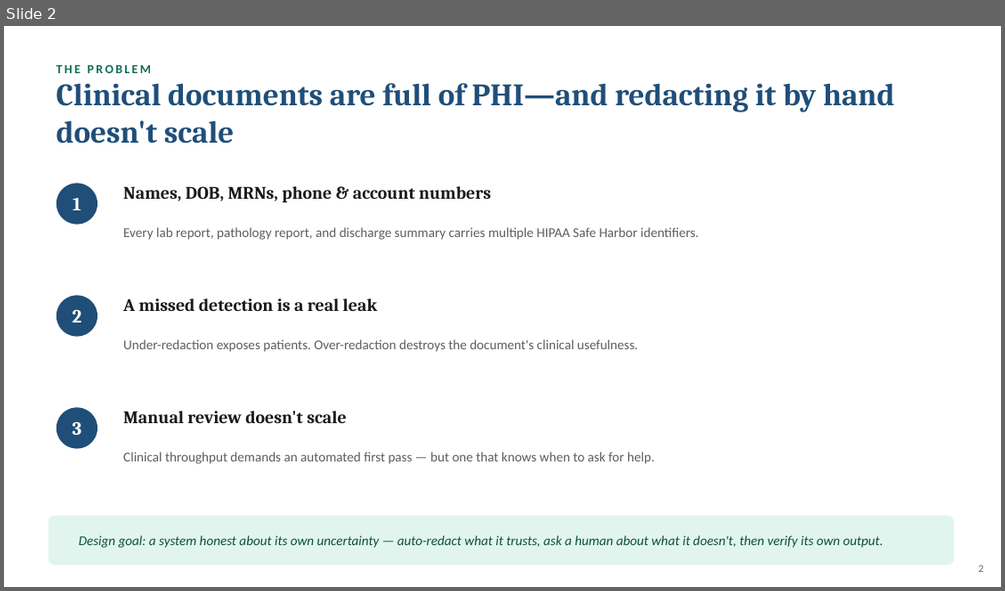
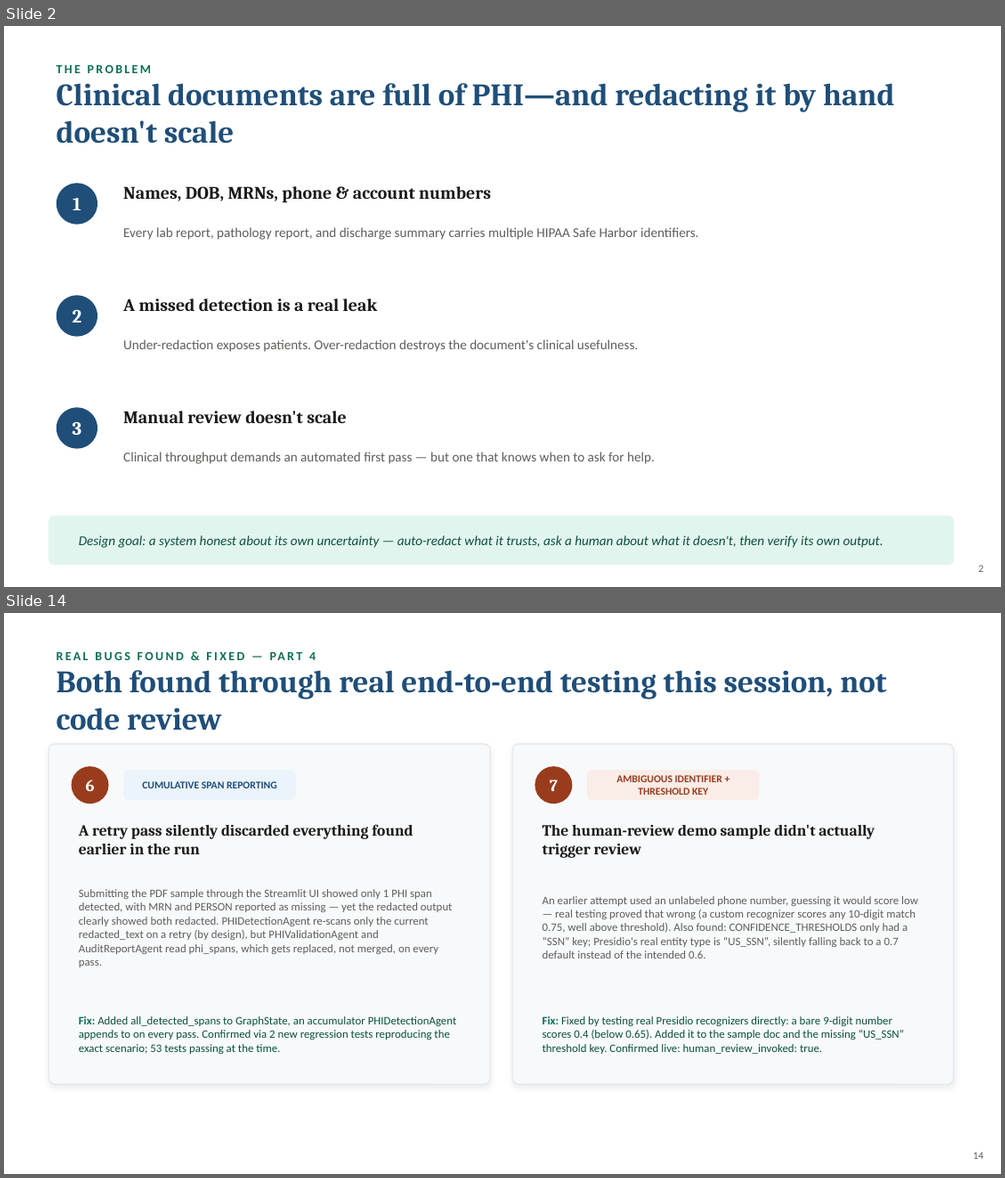
Before and after one commit to Ramya192/phi-deidentification, a slide deck: Capstone_Presentation.pptx. Shown one above the other, each under a label of ours: slide 2 before the commit, slides 2 and 14 after it; the slides between them are not shown. The pictures are 1005x591 and 1005x1178 pixels, drawn with LibreOffice and Linux fonts; fonts in the diff are those of the drawing. Boxes give left, top, right and bottom in pixels: in the first picture for what was removed or moved away, otherwise in the second. Text is boxed around its words. In the diff, an @@ line names an element or a change of style, - is before the commit and + after.

```diff
--- a/Capstone_Presentation.pptx
+++ b/Capstone_Presentation.pptx
@@ slide 14 added at bbox=[4, 613, 1001, 1174], background #FFFFFF @@
@@ text added at bbox=[57, 670, 886, 730], 30 pt, text #1F4E79, bold @@
+Both found through real end-to-end testing this session, not code review
@@ text added at bbox=[339, 670, 588, 1038], 12 pt, text #0F6E56, bold @@
+REAL BUGS FOUND & FIXED — PART 4
@@ rounded rectangle added at bbox=[48, 744, 490, 1084], fill #F7F9FB, outline #E3E8EC 1 pt @@
@@ rounded rectangle added at bbox=[512, 744, 954, 1084], fill #F7F9FB, outline #E3E8EC 1 pt @@
@@ ellipse added at bbox=[72, 766, 109, 803], fill #993C1D @@
@@ rounded rectangle added at bbox=[123, 770, 296, 800], fill #EBF3FB @@
@@ ellipse added at bbox=[535, 766, 573, 803], fill #993C1D @@
@@ rounded rectangle added at bbox=[587, 770, 760, 800], fill #FAECE7 @@
@@ text added at bbox=[86, 779, 95, 791], 16 pt, text #FFFFFF, bold @@
+6
@@ text added at bbox=[142, 781, 277, 788], 10 pt, text #1F4E79, bold @@
+CUMULATIVE SPAN REPORTING
@@ text added at bbox=[550, 779, 558, 791], 16 pt, text #FFFFFF, bold @@
+7
@@ text added at bbox=[616, 775, 722, 795], 10 pt, text #993C1D, bold @@
+AMBIGUOUS IDENTIFIER + THRESHOLD KEY
@@ text added at bbox=[79, 825, 369, 854], 15 pt, text #1A1A18, bold @@
+A retry pass silently discarded everything found earlier in the run
@@ text added at bbox=[542, 825, 874, 858], 15 pt, text #1A1A18, bold @@
+The human-review demo sample didn't actually trigger review
@@ text added at bbox=[79, 889, 453, 967], 11 pt, text #5F5E5A @@
+Submitting the PDF sample through the Streamlit UI showed only 1 PHI span detected, with MRN and PERSON reported as missing — yet the redacted output clearly showed both redacted. PHIDetectionAgent re-scans only the current redacted_text on a retry (by design), but PHIValidationAgent and AuditReportAgent read phi_spans, which gets replaced, not merged, on every pass.
@@ text added at bbox=[542, 896, 918, 958], 11 pt, text #5F5E5A @@
+An earlier attempt used an unlabeled phone number, guessing it would score low — real testing proved that wrong (a custom recognizer scores any 10-digit match 0.75, well above threshold). Also found: CONFIDENCE_THRESHOLDS only had a “SSN” key; Presidio's real entity type is “US_SSN”, silently falling back to a 0.7 default instead of the intended 0.6.
@@ text added at bbox=[79, 1016, 457, 1054], 11 pt, text #0D5040 @@
+Fix: Added all_detected_spans to GraphState, an accumulator PHIDetectionAgent appends to on every pass. Confirmed via 2 new regression tests reproducing the exact scenario; 53 tests passing at the time.
@@ text added at bbox=[542, 1016, 904, 1054], 11 pt, text #0D5040 @@
+Fix: Fixed by testing real Presidio recognizers directly: a bare 9-digit number scores 0.4 (below 0.65). Added it to the sample doc and the missing “US_SSN” threshold key. Confirmed live: human_review_invoked: true.
@@ text added at bbox=[973, 1151, 984, 1159], 10 pt, text #5F5E5A @@
+14
```
Also in this commit, not shown: 10 slides changed, 6 other slides added, 46 other files.
